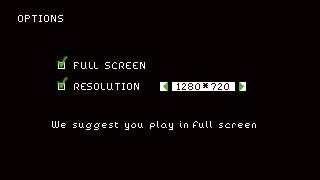
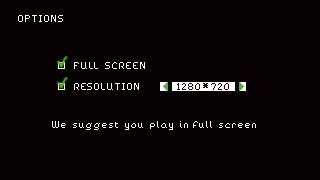
Layers edited between the first and the second (320, 180) image:
painted on "Arrière-plan" over [left=24, top=15, right=58, bottom=22]
